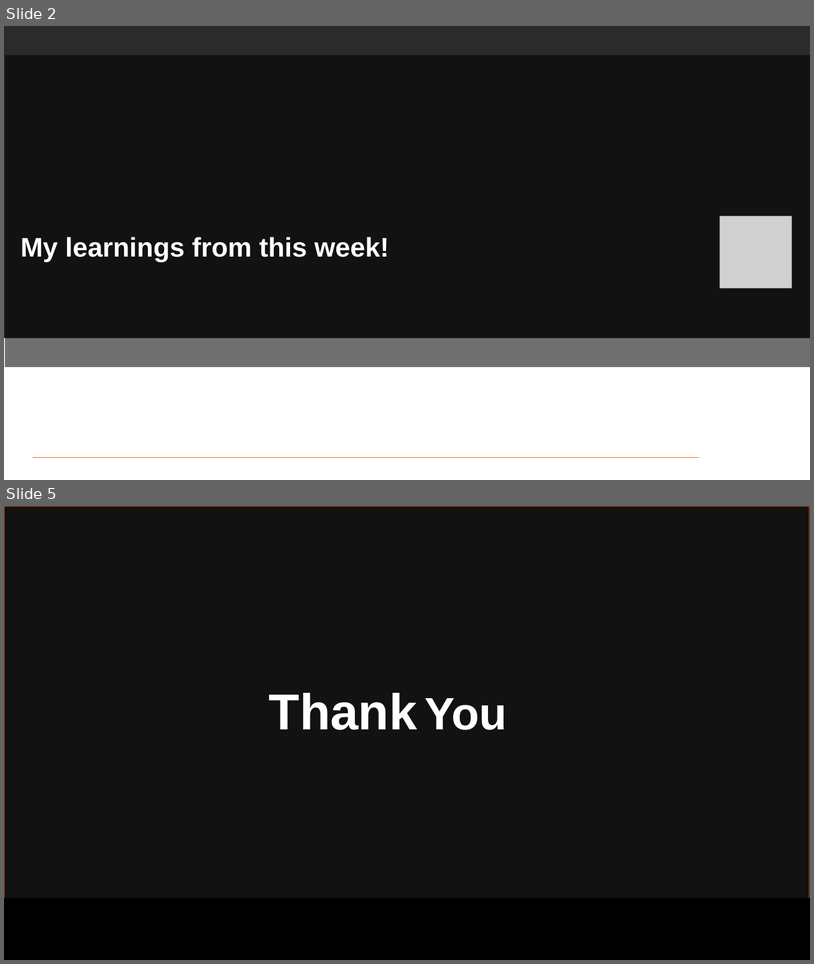
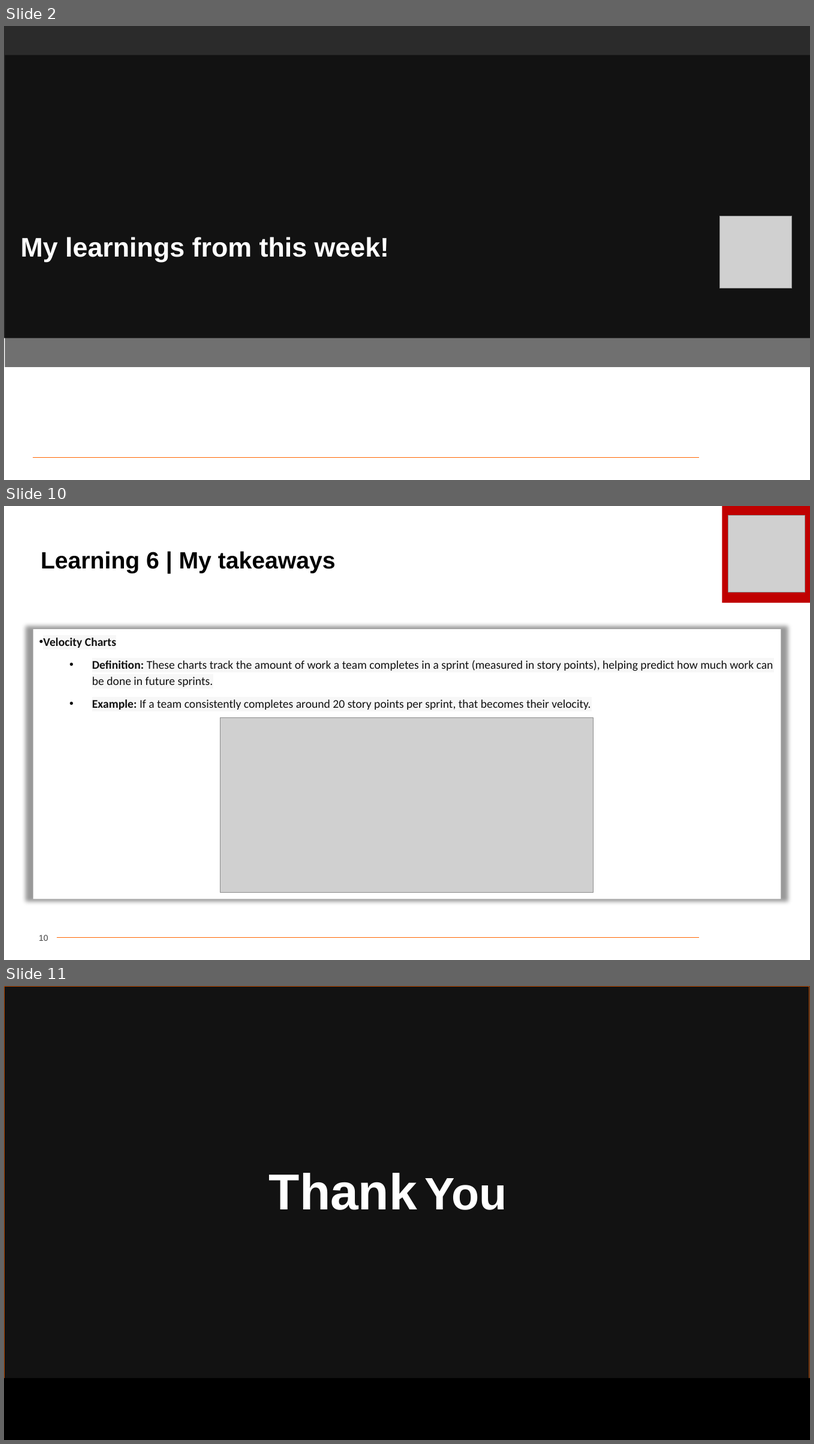
Before and after one commit to Hitesh-2020/Shell-Bootcamp-Journey-PPTs, a slide deck: HITESH TECHNICAL Day 2 Journey Book 2024.pptx. Shown one above the other, each under a label of ours: slides 2 and 5 before the commit, slides 2, 10 and 11 after it; the slides between them are not shown. The pictures are 814x964 and 814x1444 pixels, drawn with LibreOffice and Linux fonts; fonts in the diff are those of the drawing; grey boxes stand for pictures; background and template pictures are left out; a plain dark background stands for a picture behind light text. Boxes give left, top, right and bottom in pixels: in the first picture for what was removed or moved away, otherwise in the second. Text is boxed around its words. In the diff, an @@ line names an element or a change of style, - is before the commit and + after.

```diff
--- a/HITESH TECHNICAL Day 2 Journey Book 2024.pptx
+++ b/HITESH TECHNICAL Day 2 Journey Book 2024.pptx
@@ slide 10 added at [4,506,810,960], background #FFFFFF @@
@@ rectangle added at [723,506,810,603], fill #C00000 @@
@@ picture added at [729,515,806,592] @@
@@ title added at [41,551,336,573], 28 pt, text #000000, bold @@
+Learning 6 | My takeaways
@@ rectangle added at [33,630,782,899], fill #FFFFFF, 14 pt, text #111111 @@
+• Velocity Charts
+  • Definition: These charts track the amount of work a team completes in a sprint (measured in story points), helping predict how much work can be done in future sprints.
+  • Example: If a team consistently completes around 20 story points per sprint, that becomes their velocity.
@@ picture added at [221,718,594,892] @@
@@ page number added at [39,934,48,940], 10 pt, text #404040 @@
+10
@@ line added from (57, 937) to (699, 937), #FF6600 0.5 pt @@
@@ what was slide 5 is now slide 11 @@
```
Also in this commit, not shown: 2 slides changed, 5 other slides added.
